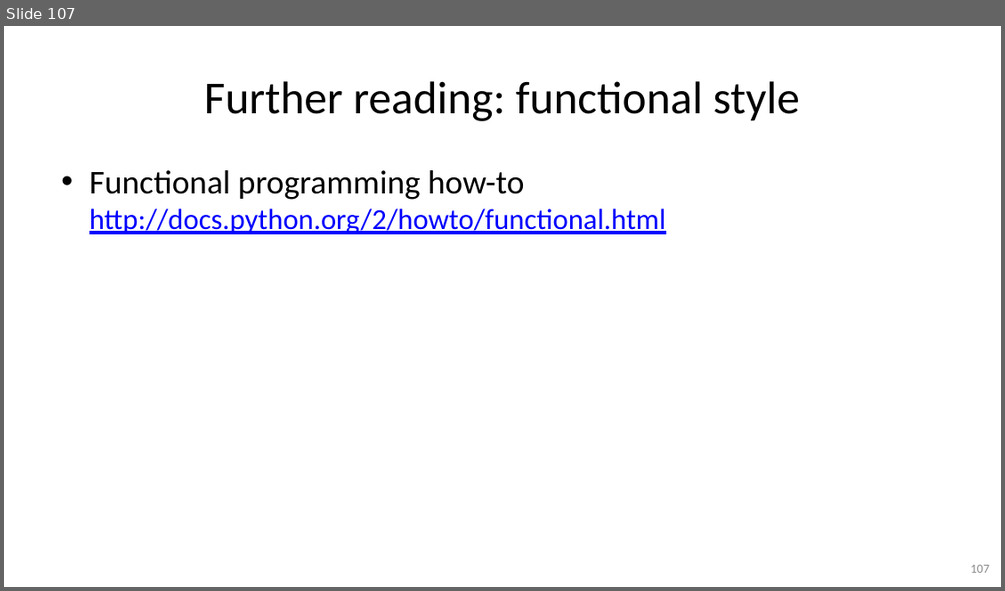
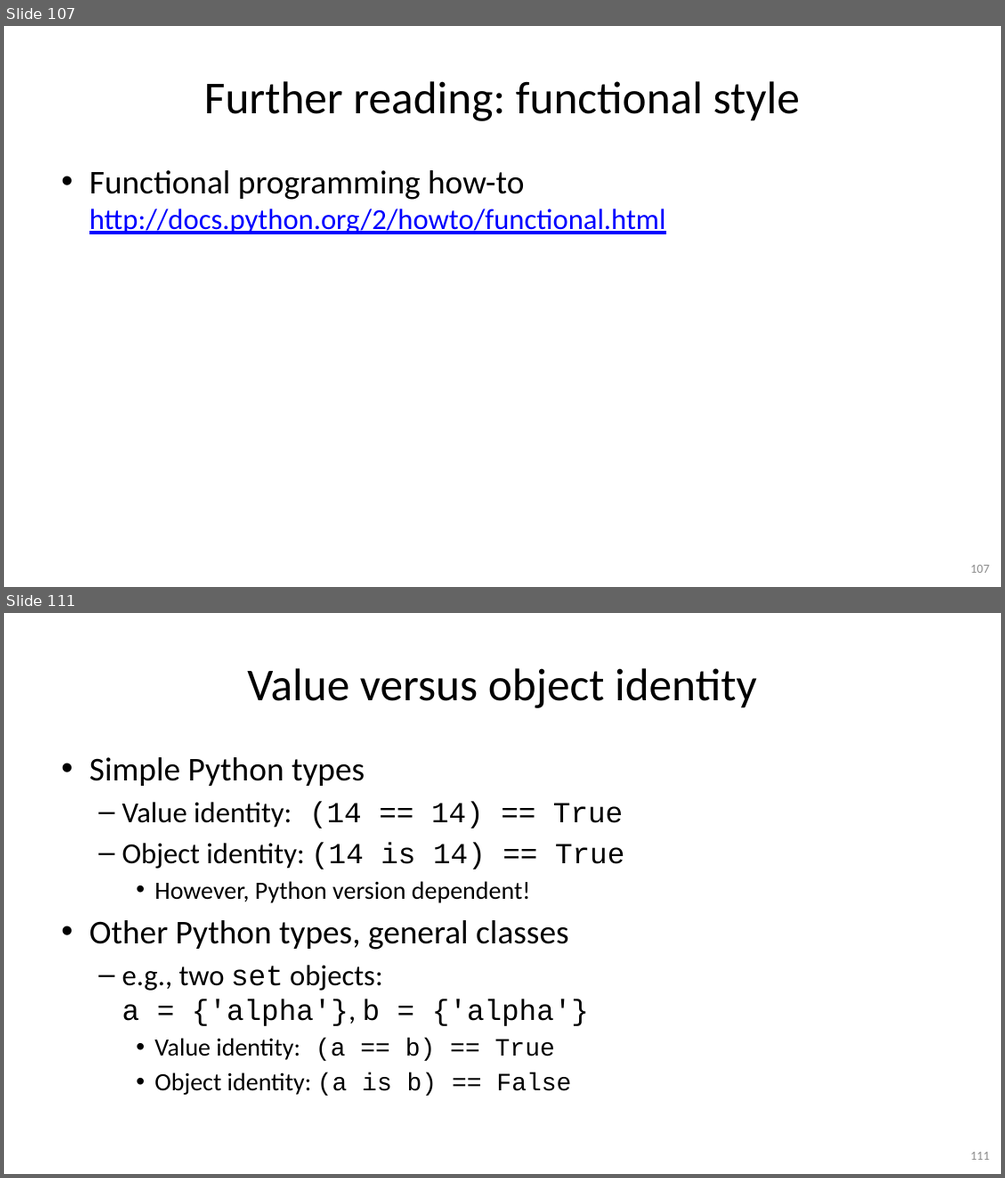
Before and after one commit to gjbex/Python-for-programmers, a slide deck: python_for_programmers.pptx. Shown one above the other, each under a label of ours: slide 107 before the commit, slides 107 and 111 after it; the slides between them are not shown. The pictures are 1005x591 and 1005x1178 pixels, drawn with LibreOffice and Linux fonts; fonts in the diff are those of the drawing. Boxes give left, top, right and bottom in pixels: in the first picture for what was removed or moved away, otherwise in the second. Text is boxed around its words. In the diff, an @@ line names an element or a change of style, - is before the commit and + after.

```diff
--- a/python_for_programmers.pptx
+++ b/python_for_programmers.pptx
@@ slide 111 added at [4,613,1001,1174], background #FFFFFF @@
@@ title added at [247,668,757,708], 44 pt, text #000000 @@
+Value versus object identity
@@ text added at [89,757,624,1095], 28 pt, text #000000 @@
+• Simple Python types
+  – Value identity: (14 == 14) == True
+  – Object identity: (14 is 14) == True
+    • However, Python version dependent!
+• Other Python types, general classes
+  – e.g., two set objects:
+    a = {'alpha'}, b = {'alpha'}
+    • Value identity: (a == b) == True
+    • Object identity: (a is b) == False
@@ page number added at [971,1151,989,1159], 12 pt, text #8C8C8C @@
+111
```
Also in this commit, not shown: 15 other slides added.
